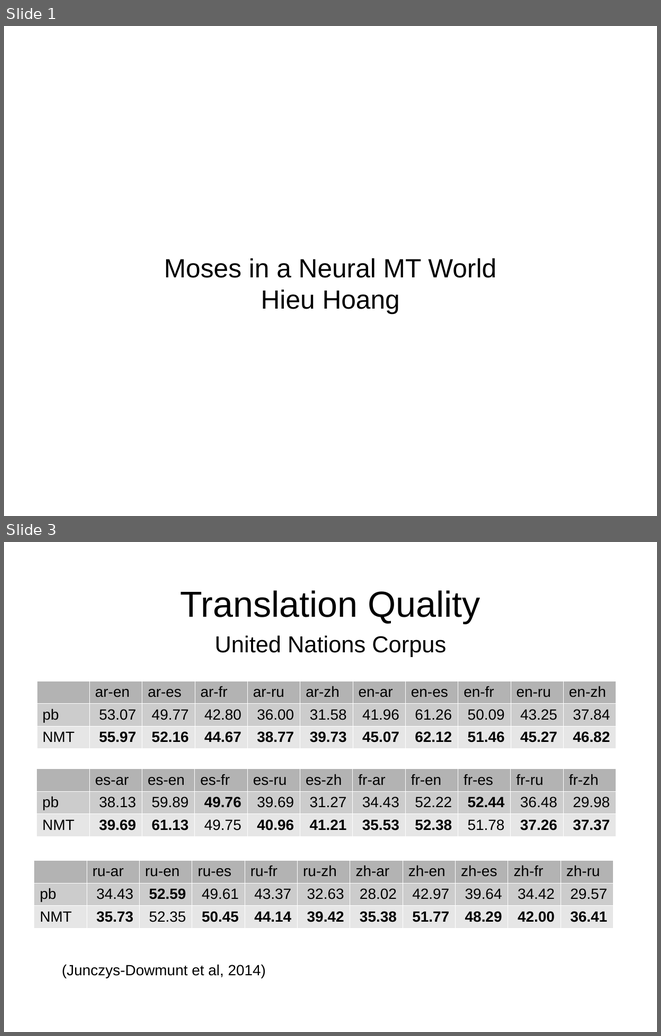
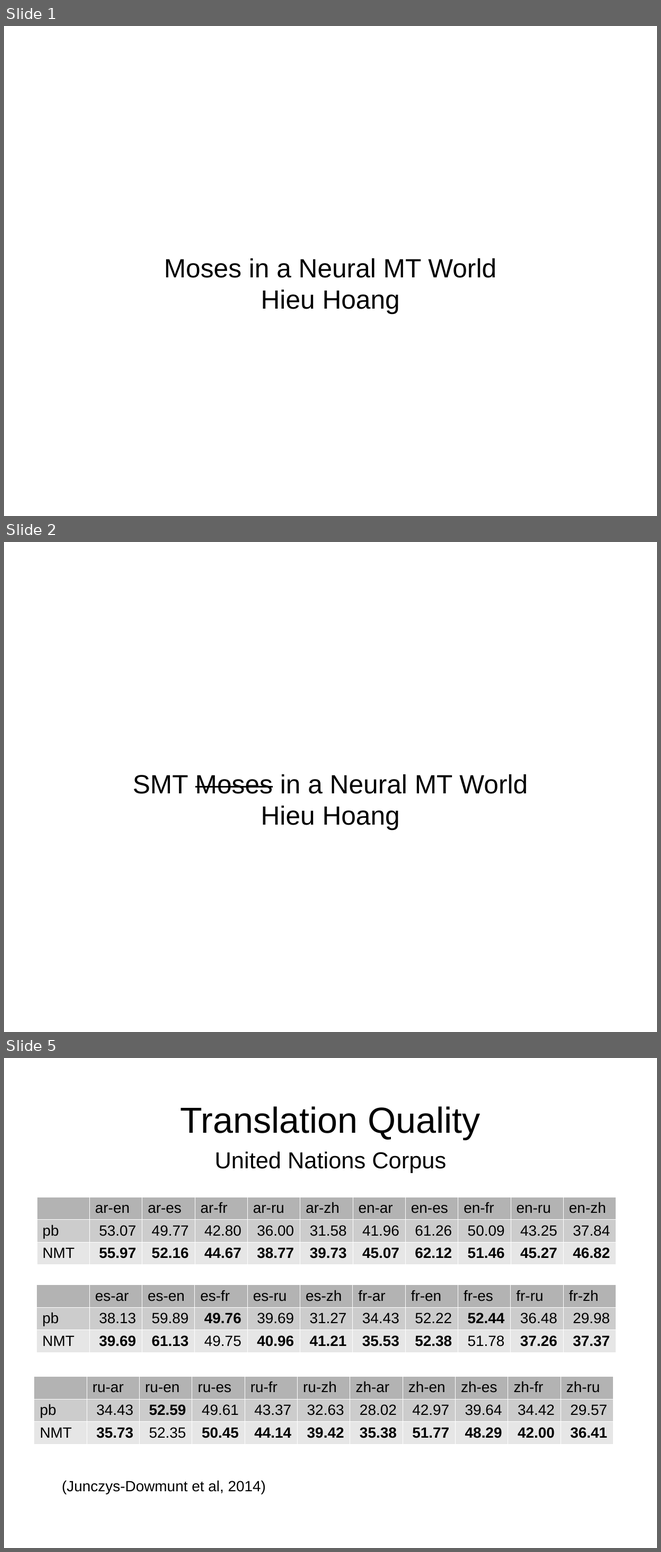
Before and after one commit to hieuhoang/papers, a slide deck: mtma17/slides.pptx. Shown one above the other, each under a label of ours: slides 1 and 3 before the commit, slides 1, 2 and 5 after it; the slides between them are not shown. The pictures are 661x1036 and 661x1552 pixels, drawn with LibreOffice and Linux fonts; fonts in the diff are those of the drawing. Boxes give left, top, right and bottom in pixels: in the first picture for what was removed or moved away, otherwise in the second. Text is boxed around its words. In the diff, an @@ line names an element or a change of style, - is before the commit and + after.

```diff
--- a/mtma17/slides.pptx
+++ b/mtma17/slides.pptx
@@ slide 2 added at <box>4,542,657,1032</box>, background #FFFFFF @@
@@ text added at <box>133,774,528,830</box>, 32 pt, text #000000 @@
+SMT Moses in a Neural MT World
+Hieu Hoang
@@ what was slide 3 is now slide 5 @@
```
Also in this commit, not shown: 1 slide changed, 4 other slides added, 1 slide removed.
